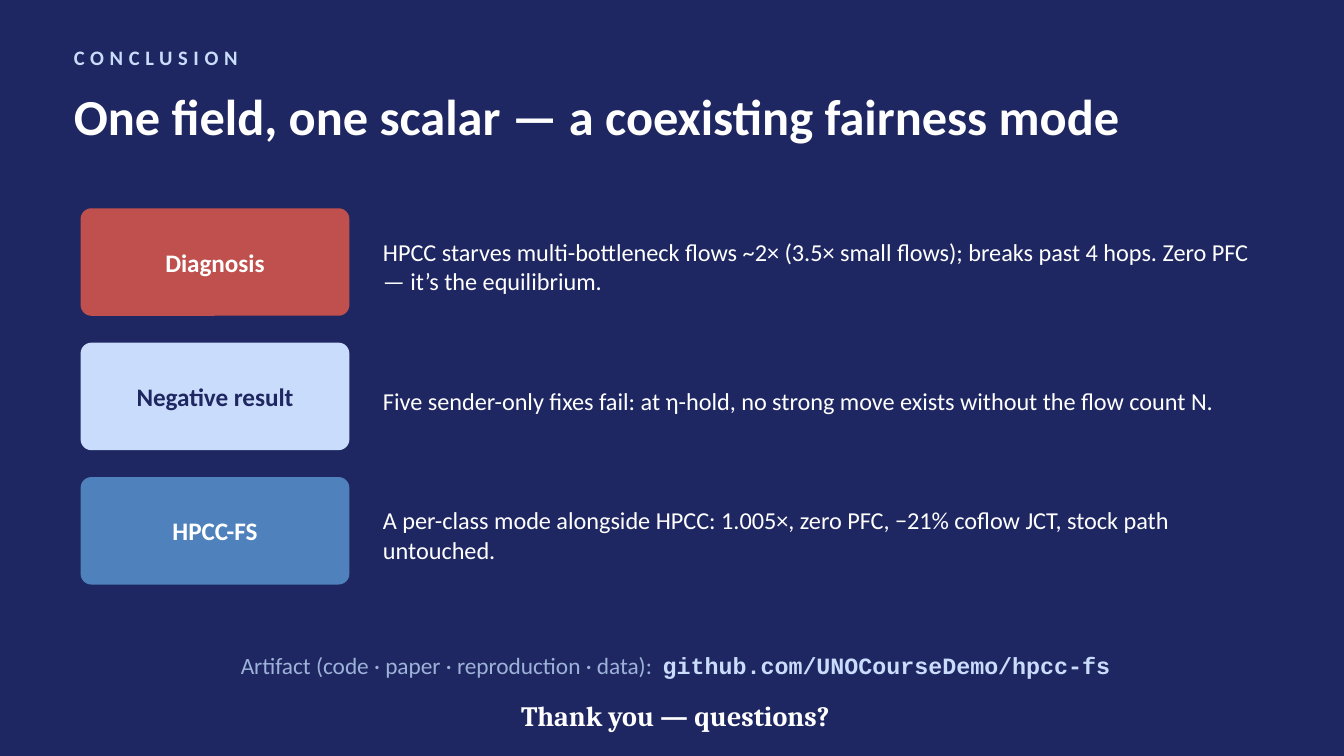
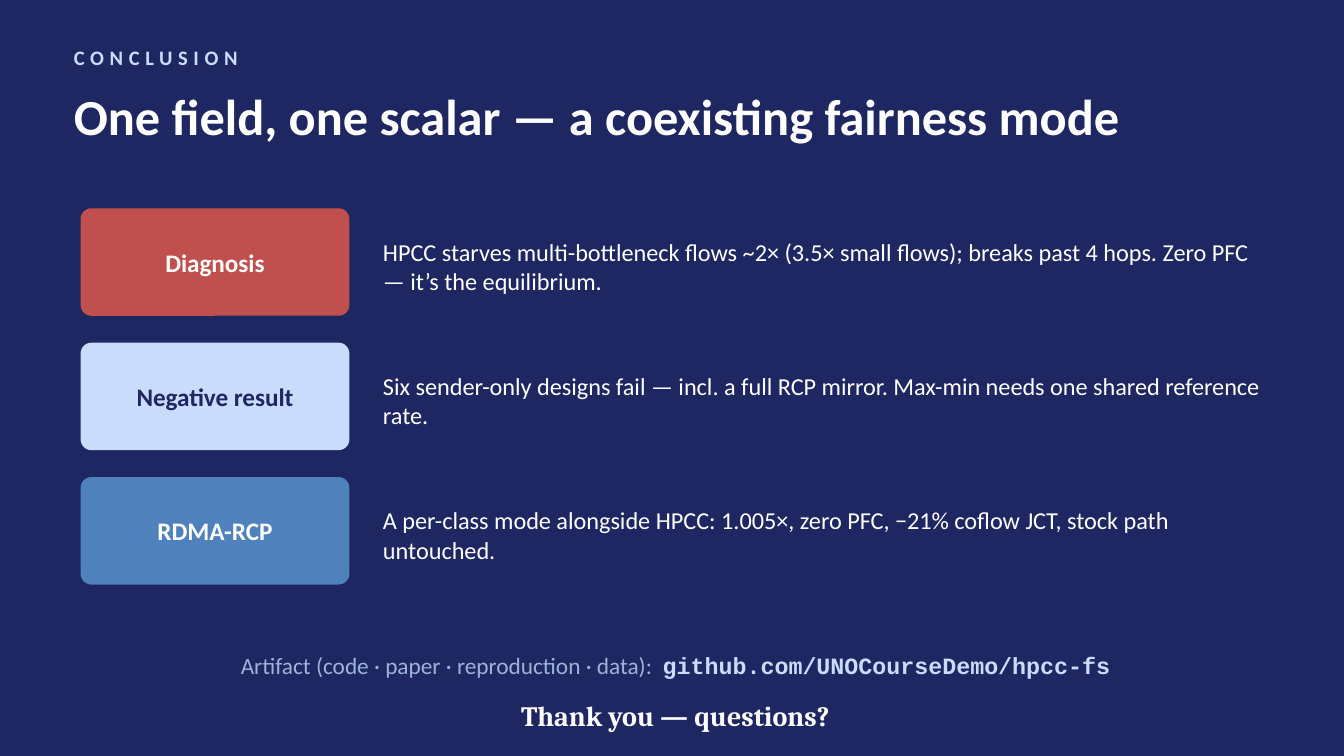
Before and after one commit to UNOCourseDemo/hpcc-fs, a slide deck: slide 17 of examples/hpcc/hpcc-fs/talk/ipccc2026-talk.pptx. Drawn at 1344x756 pixels with LibreOffice and Linux fonts; fonts in the diff are those of the drawing. Boxes give left, top, right and bottom in pixels: in the first picture for what was removed or moved away, otherwise in the second. Text is boxed around its words. In the diff, an @@ line names an element or a change of style, - is before the commit and + after.

Commit message:
RDMA-RCP: empirical-study restructure, new experiments, docs
- Paper (both versions, 10pp): retitled 'Multi-Bottleneck Fairness on RDMA
  Fabrics: An Empirical Study'; HPCC-FS renamed RDMA-RCP (implementation
  name unchanged, cc_mode 11)
- New experiments + engine knobs (all additive, defaults preserve stock):
  run_cc_baselines.py (DCQCN/TIMELY/DCTCP endemic table),
  run_vrcp.py (mb_mode 6 sender-side RCP mirror -- consistency result),
  fs_rcp_window (canonical cwnd=R*RTT endpoint),
  dwrr_weights (weighted-DRR egress; reservation alone insufficient)
- README + project page rewritten around the three findings and the
  sliced-telemetry coexistence boundary
- Talk deck source + pptx updated (PDF pending re-export)

```diff
--- a/examples/hpcc/hpcc-fs/talk/ipccc2026-talk.pptx
+++ b/examples/hpcc/hpcc-fs/talk/ipccc2026-talk.pptx
@@ text at (383, 378, 1259, 424): text changed @@
-Five sender-only fixes fail: at η-hold, no strong move exists without the flow count N.
+Six sender-only designs fail — incl. a full RCP mirror. Max-min needs one shared reference rate.
@@ text at (157, 523, 272, 540): text changed @@
-HPCC-FS
+RDMA-RCP
```
Also in this commit, not shown: 7 other slides changed, 21 other files.
